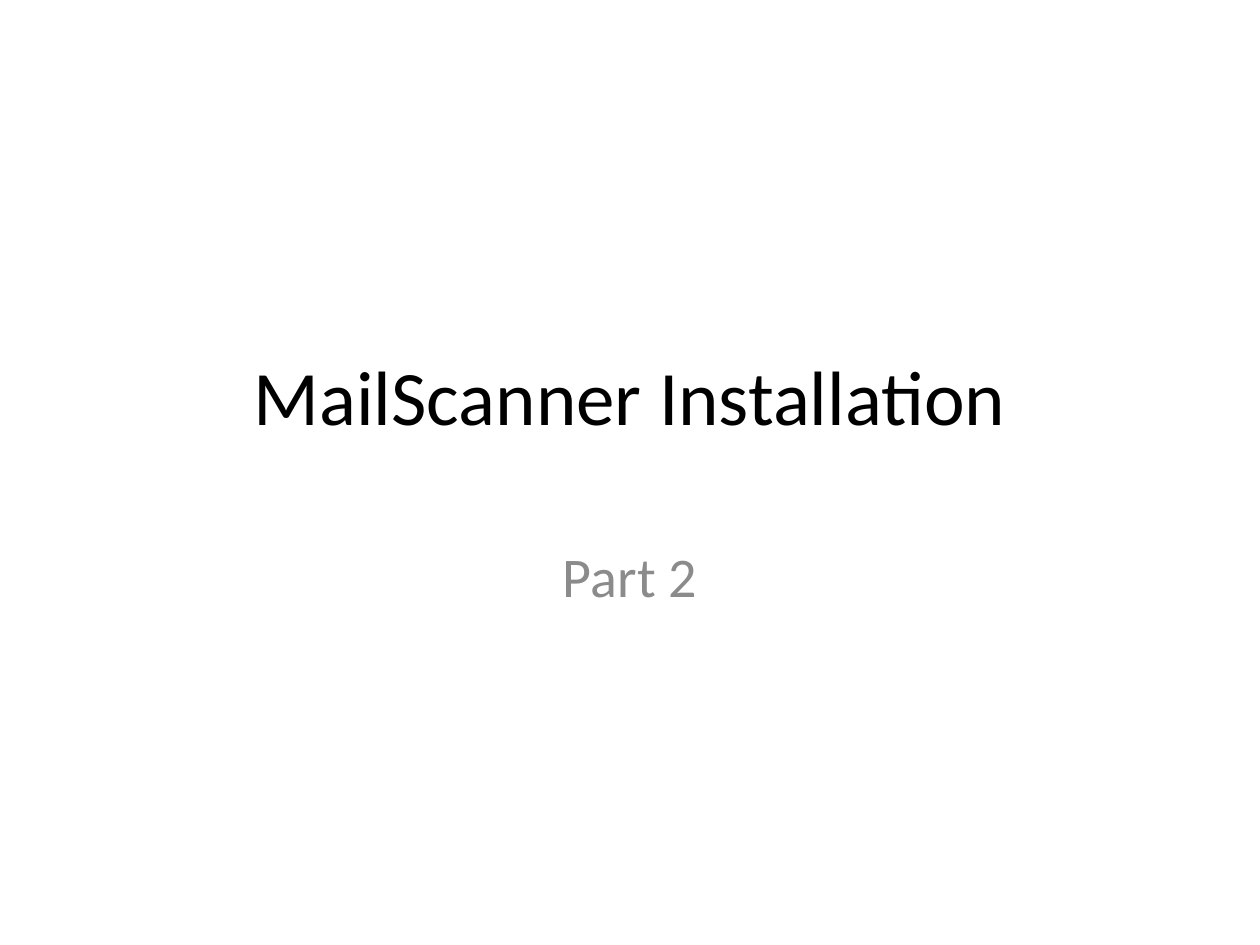
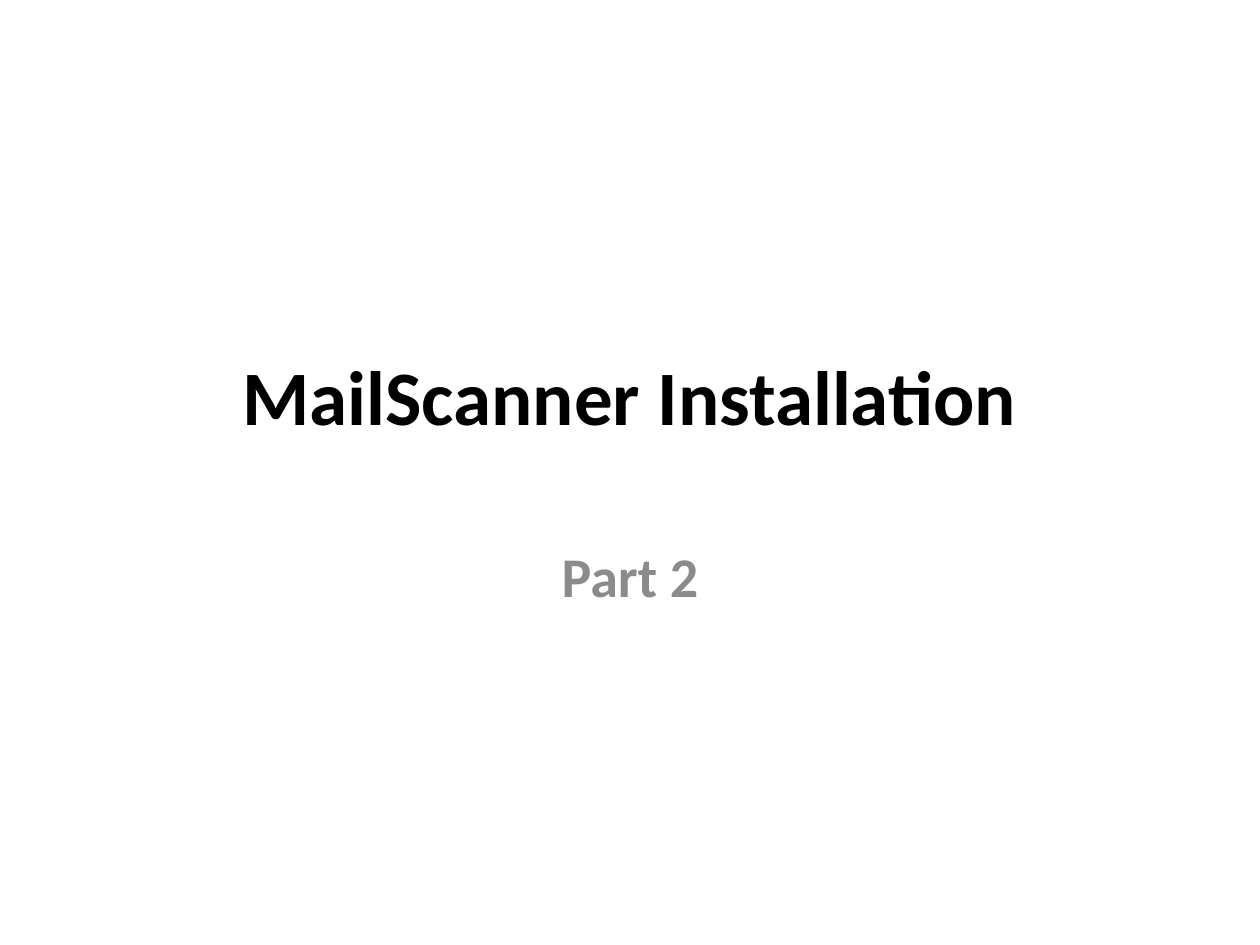
Before and after one commit to afnog/sse, a slide deck: slide 1 of postfix/mailfilter-pt2.pptx. Drawn at 1260x945 pixels with LibreOffice and Linux fonts; fonts in the diff are those of the drawing. Boxes give left, top, right and bottom in pixels: in the first picture for what was removed or moved away, otherwise in the second. Text is boxed around its words. In the diff, an @@ line names an element or a change of style, - is before the commit and + after.

```diff
--- a/postfix/mailfilter-pt2.pptx
+++ b/postfix/mailfilter-pt2.pptx
@@ title "MailScanner Installation" at <box>243,371,1016,426</box>: bold on @@
@@ subtitle "Part 2" at <box>562,560,698,598</box>: bold on @@
```
Also in this commit, not shown: 2 other slides changed, 9 slides added, 12 slides removed.
